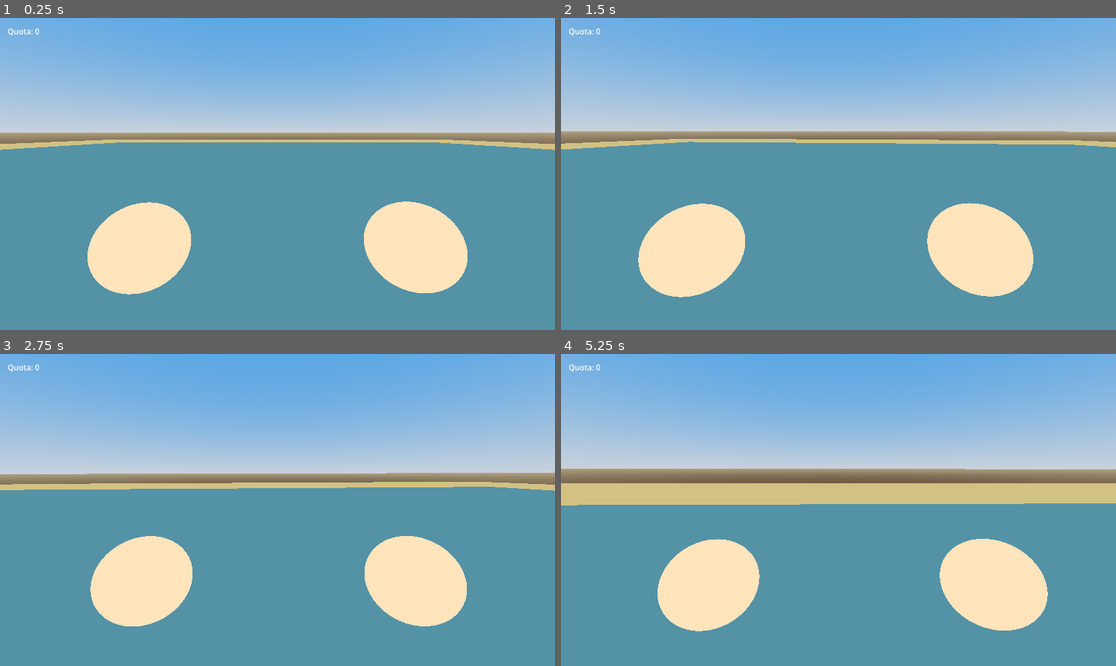
Above: before the commit, frames 1-4 (two rows, left to right).
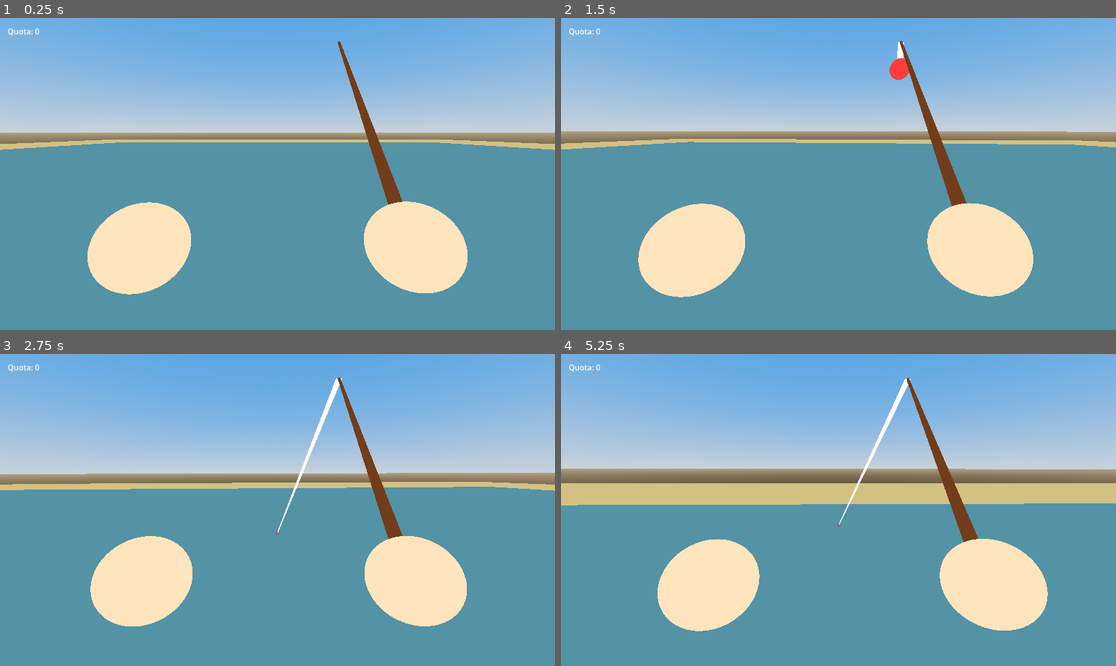
Above: after the commit, the same moments.

Repository: ImDarkly/loki
Game: Godot game, scene res://scenes/main.tscn
The game is run twice, just before and just after one commit, with the same random seed, the same clock (stepped at 60 frames per second) and the same inputs.
Inputs (mouse positions are in pixels of both pictures, inside the frame that each line leads up to):
- Up to frame 1 (0.25 s): no input
- Up to frame 2 (1.5 s): tap Enter at 0.5 s; move the mouse to (866, 174) at 0.52 s; press the mouse at (866, 174) at 0.53 s; hold W (move_forward) from 0.53 s (still down); tap Space (jump) at 0.77 s; move the mouse to (810, 174) at 1.27 s; release the mouse at (810, 174) at 1.28 s; click (810, 174) at 1.35 s
- Up to frame 3 (2.75 s): keep holding W (move_forward); tap Space (jump) at 1.52 s; move the mouse to (288, 503) at 2.02 s; press the mouse at (288, 503) at 2.03 s
- Up to frame 4 (5.25 s): keep holding W (move_forward); move the mouse to (832, 516) at 2.77 s; release the mouse at (832, 516) at 2.78 s; click (832, 516) at 2.85 s; tap Space (jump) at 3.02, 3.77, 4.52 s; move the mouse to (877, 513) at 3.52 s; press the mouse at (877, 513) at 3.53 s; move the mouse to (794, 506) at 4.27 s; release the mouse at (794, 506) at 4.28 s; click (794, 506) at 4.35 s; move the mouse to (844, 510) at 5.02 s; press the mouse at (844, 510) at 5.03 s

The runs differ from the first frame. In frame 1, 0.9% of the frame differs, in the area x 60-73%, y 7-60%; in frame 2, 1.1%; in frame 3, 1.2%; in frame 4, 1.2%, in the area x 49-76%, y 7-61%.

Commit message:
Overhaul fishing mechanic: 3D line, simplified FSM, BITE timeout, fish follows
- Procedural 3D fishing line (ribbon mesh) from rod tip to bobber
- Line: 4 segments, Vector3.RIGHT constant width, _line_twitch sine Y-offset
- Bobber: half-size red sphere, follows rod tip in IDLE, subtle wiggle on BITE
- Fish stays underwater in REELING, surfaces only within 1m XZ of rod tip
- BITE timeout: 2.5s react window, fish escapes on timeout
- WAITING retrieve: LMB to recall line before fish bites
- Fish hidden after catch or escape
- Removed per-vertex twitch directions (~40 lines), removed ESCAPE state
- Direct set_rod_tip() reference replaces path-based _find_rod_tip()
- Material CULL_DISABLED for all-angle visibility
- CastingTimer added to scene

Diff:
--- a/entities/player/player.gd
+++ b/entities/player/player.gd
@@ -91,6 +91,38 @@
 	_hand_base_left = hand_left.position
 	_hand_base_right = hand_right.position
 
+	_setup_fishing_rod()
+	fishing_mechanic.set_rod_tip($Head/HandRight/FishingRod/RodTip)
+
+
+func _setup_fishing_rod() -> void:
+	var rod_pivot := Node3D.new()
+	rod_pivot.name = "FishingRod"
+	rod_pivot.rotation.x = deg_to_rad(45)
+
+	var rod_mesh := MeshInstance3D.new()
+	var cyl := CylinderMesh.new()
+	cyl.height = 0.8
+	cyl.top_radius = 0.005
+	cyl.bottom_radius = 0.015
+	rod_mesh.mesh = cyl
+	rod_mesh.rotation.x = deg_to_rad(-90)
+	rod_mesh.position = Vector3(0, 0, -0.4)
+
+	var rod_mat := StandardMaterial3D.new()
+	rod_mat.albedo_color = Color(0.35, 0.2, 0.1)
+	rod_mat.shading_mode = StandardMaterial3D.SHADING_MODE_UNSHADED
+	rod_mesh.material_override = rod_mat
+
+	rod_pivot.add_child(rod_mesh)
+
+	var tip := Marker3D.new()
+	tip.name = "RodTip"
+	tip.position = Vector3(0, 0, -0.8)
+	rod_pivot.add_child(tip)
+
+	hand_right.add_child(rod_pivot)
+
 
 func _setup_hand(hand: MeshInstance3D, position_offset: Vector3) -> void:
 	var hand_mesh := SphereMesh.new()
@@ -164,7 +196,7 @@
 		head.rotate_x(-event.relative.y * mouse_sensitivity)
 		head.rotation.x = clamp(head.rotation.x, deg_to_rad(-89.0), deg_to_rad(89.0))
 
-	if event.is_action_pressed("cast_line") and not fishing_mechanic.is_reeling():
+	if event.is_action_pressed("cast_line") and fishing_mechanic.can_cast():
 		fishing_mechanic.cast(global_position, -global_transform.basis.z)
 
 
--- a/systems/fishing/fish_manager.gd
+++ b/systems/fishing/fish_manager.gd
@@ -20,6 +20,10 @@
 	get_tree().root.add_child(_fish_node)
 
 
+func get_fish() -> Node3D:
+	return _fish_node
+
+
 func cleanup() -> void:
 	if is_instance_valid(_fish_node):
 		_fish_node.queue_free()
--- a/systems/fishing/fishing_mechanic.gd
+++ b/systems/fishing/fishing_mechanic.gd
@@ -1,6 +1,6 @@
 extends Node3D
 
-enum State { IDLE, WAITING, BITE, REELING, SUCCESS, ESCAPE }
+enum State { IDLE, CASTING, WAITING, BITE, REELING, SUCCESS }
 
 signal bite_occurred(fish_position: Vector3)
 signal reel_success(quota: int)
@@ -20,21 +20,9 @@
 @export var min_reel_duration: float = 10.0
 @export var max_reel_duration: float = 20.0
 
-var current_state: State = State.IDLE
-var is_line_cast: bool = false
-var visual_line_node: MeshInstance3D = null
-var cast_target_position: Vector3
-
-var player_bar_position: float = 50.0
-var green_zone_position: float = 50.0
-var green_zone_target: float = 50.0
-var green_zone_lerp_speed: float = 4.0
-
-var quota: int = 0
-var reel_duration: float = 0.0
-
 @onready var bite_timer: Timer = $BiteTimer
 @onready var bite_audio: AudioStreamPlayer = $BiteAudio
+@onready var casting_timer: Timer = $CastingTimer
 @onready var green_zone_timer: Timer = $GreenZoneTimer
 @onready var reel_timer: Timer = $ReelTimer
 @onready var reel_meter: Control = $CanvasLayer/ReelMeter
@@ -44,21 +32,43 @@
 @onready var quota_label: Label = $CanvasLayer/QuotaLabel
 @onready var catch_feedback_manager: Node3D = $CatchFeedbackManager
 
-var original_line_vertices: PackedVector3Array = []
-var twitch_directions: PackedVector3Array = []
-var active_twitch_tween: Tween = null
-
-const LINE_SEGMENTS: int = 10
+var current_state: State = State.IDLE
+var visual_line_node: MeshInstance3D = null
+var line_material: ORMMaterial3D = null
+var bobber_node: MeshInstance3D = null
+var cast_target_position: Vector3
+
+var player_bar_position: float = 50.0
+var green_zone_position: float = 50.0
+var green_zone_target: float = 50.0
+var green_zone_lerp_speed: float = 4.0
+
+var quota: int = 0
+var reel_duration: float = 0.0
+
+var _line_twitch: float = 0.0
+var _bite_time: float = 0.0
+var _reel_elapsed: float = 0.0
+var _rod_tip_ref: Node3D = null
+
+const LINE_SEGMENTS: int = 4
 
 
 func is_reeling() -> bool:
 	return current_state in [State.BITE, State.REELING]
+
+
+func can_cast() -> bool:
+	return current_state == State.IDLE
 
 
 func _ready() -> void:
 	bite_timer.one_shot = true
 	bite_timer.timeout.connect(_on_bite_timer_timeout)
 	bite_audio.stream = _generate_rumble_stream()
+
+	casting_timer.one_shot = true
+	casting_timer.timeout.connect(_on_casting_timer_timeout)
 
 	green_zone_timer.wait_time = zone_move_interval
 	green_zone_timer.one_shot = false
@@ -76,29 +86,83 @@
 		reel_mouse.button_index = MOUSE_BUTTON_LEFT
 		InputMap.action_add_event("reel", reel_mouse)
 
+	if not InputMap.has_action("cast_line"):
+		InputMap.add_action("cast_line")
+	var cast_mouse := InputEventMouseButton.new()
+	cast_mouse.button_index = MOUSE_BUTTON_LEFT
+	InputMap.action_add_event("cast_line", cast_mouse)
+
 	reel_meter.visible = false
 
+	line_material = ORMMaterial3D.new()
+	line_material.albedo_color = Color(1.0, 1.0, 1.0)
+	line_material.shading_mode = ORMMaterial3D.SHADING_MODE_UNSHADED
+	line_material.cull_mode = ORMMaterial3D.CULL_DISABLED
+
+
+func set_rod_tip(tip: Node3D) -> void:
+	_rod_tip_ref = tip
+
+
+func _get_rod_tip_position() -> Vector3:
+	if _rod_tip_ref and is_instance_valid(_rod_tip_ref):
+		return _rod_tip_ref.global_position
+	return global_position + Vector3(0, 1.6, -0.5)
+
+
+func _get_bobber_position() -> Vector3:
+	if current_state == State.REELING:
+		var fish: Node3D = $FishManager.get_fish()
+		if is_instance_valid(fish):
+			return fish.position
+	if is_instance_valid(bobber_node):
+		return bobber_node.position
+	return cast_target_position
+
 
 func _process(delta: float) -> void:
-	if current_state == State.BITE:
-		if Input.is_action_just_pressed("reel"):
-			_enter_reeling()
-		return
-
-	if current_state != State.REELING:
-		return
-
-	var holding: bool = Input.is_action_pressed("reel")
-
-	if holding:
-		player_bar_position += player_rise_speed * delta
-	else:
-		player_bar_position -= player_fall_speed * delta
-
-	player_bar_position = clamp(player_bar_position, 0.0, 100.0)
-
-	green_zone_position = lerp(green_zone_position, green_zone_target, green_zone_lerp_speed * delta)
-	_update_reel_meter()
+	match current_state:
+		State.CASTING, State.WAITING, State.BITE:
+			_update_bobber()
+			_rebuild_line()
+
+			if current_state == State.BITE:
+				_bite_time += delta
+				if _bite_time >= 2.5:
+					_snap_bobber_to_rod()
+					current_state = State.IDLE
+					$FishManager.cleanup()
+					reel_failure.emit()
+
+				if Input.is_action_just_pressed("reel"):
+					_enter_reeling()
+
+			if current_state == State.WAITING and Input.is_action_just_pressed("reel"):
+				bite_timer.stop()
+				_snap_bobber_to_rod()
+				current_state = State.IDLE
+
+		State.REELING:
+			_update_bobber()
+			_reel_elapsed += delta
+			_rebuild_line()
+
+			var holding: bool = Input.is_action_pressed("reel")
+
+			if holding:
+				player_bar_position += player_rise_speed * delta
+			else:
+				player_bar_position -= player_fall_speed * delta
+
+			player_bar_position = clamp(player_bar_position, 0.0, 100.0)
+
+			green_zone_position = lerp(green_zone_position, green_zone_target, green_zone_lerp_speed * delta)
+			_update_reel_meter()
+
+		State.IDLE:
+			if is_instance_valid(bobber_node):
+				bobber_node.position = _get_rod_tip_position() + Vector3(0, -0.1, 0)
+				_rebuild_line()
 
 
 func _update_reel_meter() -> void:
@@ -129,6 +193,7 @@
 	player_bar_position = 50.0
 	green_zone_position = 50.0
 	green_zone_target = 50.0
+	_reel_elapsed = 0.0
 	green_zone_timer.start()
 	reel_duration = randf_range(min_reel_duration, max_reel_duration)
 	reel_timer.start(reel_duration)
@@ -155,34 +220,48 @@
 func _on_reel_timer_timeout() -> void:
 	if current_state != State.REELING:
 		return
-	if _is_bar_in_zone():
+	var was_success: bool = _is_bar_in_zone()
+	if was_success:
 		current_state = State.SUCCESS
 		quota += 1
 		quota_label.text = "Quota: %d" % quota
 		reel_success.emit(quota)
 		_exit_reeling()
+		$FishManager.cleanup()
 		catch_feedback_manager.play_catch_success()
 	else:
-		current_state = State.ESCAPE
+		_snap_bobber_to_rod()
+		$FishManager.cleanup()
+		current_state = State.IDLE
 		reel_failure.emit()
 		_exit_reeling()
-	print("Reel ended. State: %s, Quota: %d" % ["SUCCESS" if current_state == State.SUCCESS else "ESCAPE", quota])
+	print("Reel ended. State: %s, Quota: %d" % ["SUCCESS" if was_success else "ESCAPE", quota])
 
 
 func cast(from_position: Vector3, forward_direction: Vector3) -> void:
-	if current_state in [State.BITE, State.REELING, State.SUCCESS, State.ESCAPE]:
+	if current_state in [State.BITE, State.REELING, State.SUCCESS]:
 		_exit_reeling()
-	$FishManager.cleanup()
-
-	current_state = State.WAITING
-	is_line_cast = true
+
+	_cleanup_all()
+
+	current_state = State.CASTING
 
 	var random_distance: float = randf_range(min_cast_distance, max_cast_distance)
 	cast_target_position = from_position + (forward_direction * random_distance)
 	cast_target_position.y = 0.0
 
-	create_visual_line(from_position, cast_target_position)
-
+	_create_bobber(cast_target_position)
+	_create_line_node()
+	_rebuild_line()
+
+	casting_timer.start(0.3)
+	print("Cast: line in water, entering CASTING state")
+
+
+func _on_casting_timer_timeout() -> void:
+	if current_state != State.CASTING:
+		return
+	current_state = State.WAITING
 	var delay: float = randf_range(min_bite_delay, max_bite_delay)
 	bite_timer.start(delay)
 	print("Cast: waiting %.2f seconds for bite" % delay)
@@ -190,65 +269,124 @@
 
 func _on_bite_timer_timeout() -> void:
 	current_state = State.BITE
+	_bite_time = 0.0
+	if is_instance_valid(bobber_node):
+		bobber_node.visible = true
 	_play_bite_feedback()
 	$FishManager.spawn(cast_target_position)
 	bite_occurred.emit(cast_target_position)
-	print("Bite! Click/Space to start reeling")
-
-
-func create_visual_line(start_pos: Vector3, end_pos: Vector3) -> void:
+	print("Bite! Press left mouse to start reeling")
+
+
+func _create_line_node() -> void:
+	visual_line_node = MeshInstance3D.new()
+	get_tree().root.add_child(visual_line_node)
+	visual_line_node.material_override = line_material
+
+
+func _rebuild_line() -> void:
+	if not is_instance_valid(visual_line_node):
+		return
+
+	var start := _get_rod_tip_position()
+	var end := _get_bobber_position()
+
+	line_material.albedo_color.a = 1.0
+
+	var st := SurfaceTool.new()
+	st.begin(Mesh.PRIMITIVE_TRIANGLE_STRIP)
+
+	var line_width: float = 0.025
+	var half_w := Vector3.RIGHT * line_width * 0.5
+
+	for i in range(LINE_SEGMENTS + 1):
+		var t := float(i) / float(LINE_SEGMENTS)
+		var pos := start.lerp(end, t)
+		if t > 0.0 and t < 1.0:
+			pos.y += sin(t * PI * LINE_SEGMENTS) * _line_twitch
+
+		st.add_vertex(pos - half_w)
+		st.add_vertex(pos + half_w)
+
+	visual_line_node.mesh = st.commit()
+
+
+func _create_bobber(position: Vector3) -> void:
+	bobber_node = MeshInstance3D.new()
+	var sphere := SphereMesh.new()
+	sphere.radius = 0.04
+	sphere.height = 0.08
+	bobber_node.mesh = sphere
+
+	var mat := StandardMaterial3D.new()
+	mat.albedo_color = Color(1.0, 0.2, 0.2)
+	mat.shading_mode = StandardMaterial3D.SHADING_MODE_UNSHADED
+	bobber_node.material_override = mat
+
+	bobber_node.position = position
+	get_tree().root.add_child(bobber_node)
+
+
+func _update_bobber() -> void:
+	if current_state == State.REELING:
+		var fish: Node3D = $FishManager.get_fish()
+		if is_instance_valid(fish):
+			var t := _reel_elapsed / reel_duration if reel_duration > 0 else 1.0
+			var rod_pos := _get_rod_tip_position()
+			var pos := rod_pos.lerp(cast_target_position, 1.0 - t)
+			pos.y = cast_target_position.y
+			var xz_dist := Vector2(pos.x - rod_pos.x, pos.z - rod_pos.z).length()
+			if xz_dist < 1.0:
+				pos.y = lerp(cast_target_position.y, rod_pos.y, 1.0 - xz_dist / 1.0)
+			fish.position = pos
+		if is_instance_valid(bobber_node):
+			bobber_node.visible = false
+		return
+
+	if not is_instance_valid(bobber_node):
+		return
+
+	bobber_node.position = _get_bobber_position()
+	if current_state == State.BITE:
+		bobber_node.position.y += sin(_bite_time * 3.0) * 0.008
+
+
+func _play_bite_feedback() -> void:
+	bite_audio.stop()
+	bite_audio.play()
+
+	_line_twitch = 0.0
+	var tw := create_tween()
+	tw.tween_property(self, "_line_twitch", 0.3, 0.08).set_trans(Tween.TRANS_SINE).set_ease(Tween.EASE_OUT)
+	tw.tween_property(self, "_line_twitch", 0.0, 0.3).set_trans(Tween.TRANS_SINE).set_ease(Tween.EASE_OUT)
+
+
+func _cleanup_bobber() -> void:
+	if is_instance_valid(bobber_node):
+		bobber_node.queue_free()
+		bobber_node = null
+
+
+func _cleanup_line() -> void:
 	if is_instance_valid(visual_line_node):
 		visual_line_node.queue_free()
-
-	visual_line_node = MeshInstance3D.new()
-	if active_twitch_tween and active_twitch_tween.is_valid():
-		active_twitch_tween.kill()
-		active_twitch_tween = null
-	original_line_vertices.clear()
-	twitch_directions.clear()
-
-	var line_dir: Vector3 = (end_pos - start_pos).normalized()
-	var up: Vector3 = Vector3(0, 1, 0)
-	var perp: Vector3 = up.cross(line_dir).normalized()
-	if perp.length_squared() < 0.001:
-		perp = Vector3(1, 0, 0).cross(line_dir).normalized()
-	var perp2: Vector3 = line_dir.cross(perp).normalized()
-
-	original_line_vertices.resize(LINE_SEGMENTS + 1)
-	twitch_directions.resize(LINE_SEGMENTS + 1)
-
-	for i in range(LINE_SEGMENTS + 1):
-		var t: float = float(i) / float(LINE_SEGMENTS)
-		original_line_vertices[i] = start_pos.lerp(end_pos, t)
-
-		var angle: float = randf_range(0.0, TAU)
-		twitch_directions[i] = (perp * cos(angle) + perp2 * sin(angle)) * randf_range(0.8, 1.2)
-
-	twitch_directions[0] = Vector3.ZERO
-	twitch_directions[LINE_SEGMENTS] = Vector3.ZERO
-
-	get_tree().root.add_child(visual_line_node)
-	_build_line_mesh(0.0)
-
-
-func _build_line_mesh(twitch_strength: float) -> void:
-	if not is_instance_valid(visual_line_node):
-		return
-
-	var immediate_mesh: ImmediateMesh = ImmediateMesh.new()
-	var material: ORMMaterial3D = ORMMaterial3D.new()
-	material.albedo_color = Color(1.0, 1.0, 1.0)
-	material.shading_mode = ORMMaterial3D.SHADING_MODE_UNSHADED
-
-	immediate_mesh.surface_begin(Mesh.PRIMITIVE_LINES, material)
-	for i in range(LINE_SEGMENTS):
-		var v0: Vector3 = original_line_vertices[i] + twitch_directions[i] * twitch_strength
-		var v1: Vector3 = original_line_vertices[i + 1] + twitch_directions[i + 1] * twitch_strength
-		immediate_mesh.surface_add_vertex(v0)
-		immediate_mesh.surface_add_vertex(v1)
-	immediate_mesh.surface_end()
-
-	visual_line_node.mesh = immediate_mesh
+		visual_line_node = null
+	_line_twitch = 0.0
+
+
+func _cleanup_all() -> void:
+	_cleanup_line()
+	_cleanup_bobber()
+	if casting_timer:
+		casting_timer.stop()
+	$FishManager.cleanup()
+
+
+func _snap_bobber_to_rod() -> void:
+	if is_instance_valid(bobber_node):
+		bobber_node.visible = true
+		bobber_node.position = _get_rod_tip_position() + Vector3(0, -0.1, 0)
+	_rebuild_line()
 
 
 func _generate_rumble_stream() -> AudioStreamWAV:
@@ -292,22 +430,7 @@
 	return wav
 
 
-func _play_bite_feedback() -> void:
-	if active_twitch_tween and active_twitch_tween.is_valid():
-		active_twitch_tween.kill()
-
-	bite_audio.stop()
-	bite_audio.play()
-
-	active_twitch_tween = create_tween().set_parallel(false)
-	active_twitch_tween.tween_method(_apply_twitch, 0.0, 1.0, 0.04).set_trans(Tween.TRANS_SINE).set_ease(Tween.EASE_OUT)
-	active_twitch_tween.tween_method(_apply_twitch, 1.0, 0.0, 0.16).set_trans(Tween.TRANS_SINE).set_ease(Tween.EASE_OUT)
-
-
-func _apply_twitch(factor: float) -> void:
-	_build_line_mesh(factor * 0.3)
-
-
 func _on_catch_feedback_completed() -> void:
 	if current_state == State.SUCCESS:
+		_snap_bobber_to_rod()
 		current_state = State.IDLE
--- a/systems/fishing/fishing_mechanic.tscn
+++ b/systems/fishing/fishing_mechanic.tscn
@@ -11,6 +11,10 @@
 
 [node name="BiteAudio" type="AudioStreamPlayer" parent="."]
 volume_db = -3.0
+
+[node name="CastingTimer" type="Timer" parent="."]
+wait_time = 0.3
+one_shot = true
 
 [node name="GreenZoneTimer" type="Timer" parent="."]
 wait_time = 0.1
--- a/tests/unit/test_fishing_mechanic.gd
+++ b/tests/unit/test_fishing_mechanic.gd
@@ -19,7 +19,7 @@
 	mechanic.quota = 0
 	mechanic._on_reel_timer_timeout()
 	assert_eq(mechanic.quota, 1)
-	assert_eq(mechanic.current_state, 4, "Should be SUCCESS (4)")
+	assert_eq(mechanic.current_state, 5, "Should be SUCCESS (5)")
 
 
 func test_success_feedback_transitions_to_idle() -> void:
@@ -30,7 +30,7 @@
 	mechanic.green_zone_position = 30.0
 	mechanic.quota = 0
 	mechanic._on_reel_timer_timeout()
-	assert_eq(mechanic.current_state, 4, "Should be SUCCESS (4) after reel timeout")
+	assert_eq(mechanic.current_state, 5, "Should be SUCCESS (5) after reel timeout")
 	mechanic._on_catch_feedback_completed()
 	assert_eq(mechanic.current_state, 0, "Should be IDLE (0) after feedback completes")
 
@@ -44,4 +44,4 @@
 	mechanic.quota = 0
 	mechanic._on_reel_timer_timeout()
 	assert_eq(mechanic.quota, 0)
-	assert_eq(mechanic.current_state, 5, "Should be ESCAPE (5)")
+	assert_eq(mechanic.current_state, 0, "Should be IDLE (0) after reel failure")
